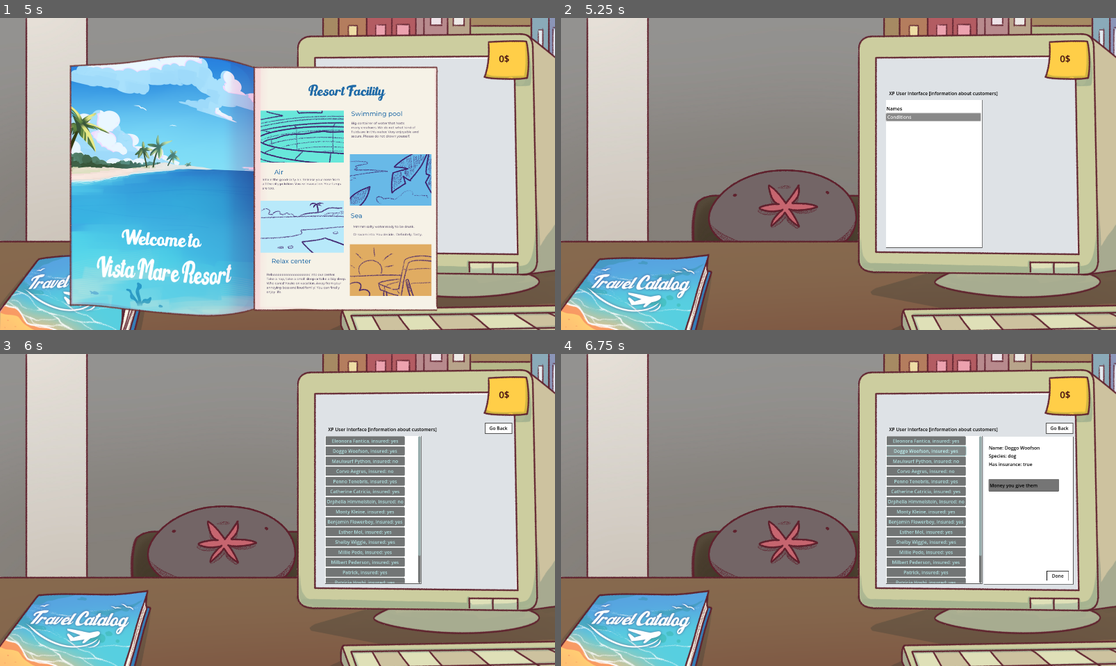
Above: before the commit, frames 1-4 (two rows, left to right).
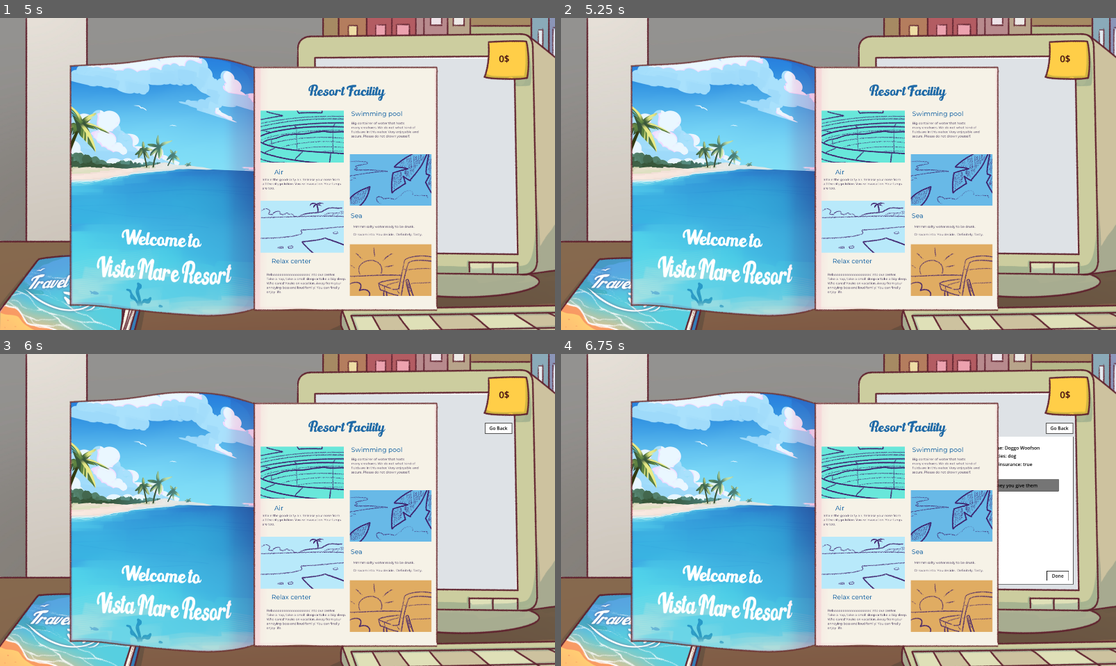
Above: after the commit, the same moments.

Repository: AgonGuri/vacation_please
Game: Godot game, scene res://scenes/main_layout.tscn
Two runs of this game, one before a commit and one after it. Both use one fixed random seed, a clock stepped at 60 frames per second and the inputs below. This scene is started directly instead of the project's main scene.
Inputs (mouse positions are in pixels of both pictures, inside the frame that each line leads up to):
- Up to frame 1 (5 s): click "Document" at 0.5 s; click "Conditions" at 1.25 s; click "Names" at 2 s; click "Eleonora Fantica, insured: yes" at 2.75 s; click "Done" at 3.5 s; click (77, 273) at 4.25 s
- Up to frame 2 (5.25 s): click "Conditions" at 5 s
- Up to frame 3 (6 s): click "Names" at 5.75 s
- Up to frame 4 (6.75 s): click "Doggo Woofson, insured: yes" at 6.5 s

Frame 1 is identical in both runs. In frame 2, 46% of the frame differs, in the area x 12-79%, y 12-96%; in frame 3, 48%; in frame 4, 49%.
Error before the commit: Attempt to call function 'instantiate' in base 'null instance' on a null instance. (res://scripts/main_layout.gd:11)
Error after the commit: Parse Error: Expected identifier after "." for attribute access. (res://scripts/main_layout.gd:31)

Commit message:
updated max payouts

Diff:
--- a/scenes/main_layout.tscn
+++ b/scenes/main_layout.tscn
@@ -50,3 +50,5 @@
 visible = false
 position = Vector2(936, -113)
 texture = ExtResource("4_4jnhx")
+
+[connection signal="money_sent" from="MainUI" to="." method="_on_main_ui_money_sent"]
--- a/scripts/customers/10.tres
+++ b/scripts/customers/10.tres
@@ -10,6 +10,7 @@
 portrait = ExtResource("1_bfbi2")
 condition = "broken tail"
 price = 2080
+max_payout = 1000
 insured = true
 is_lying = true
 lie = "Condition"
--- a/scripts/customers/11.tres
+++ b/scripts/customers/11.tres
@@ -10,6 +10,7 @@
 portrait = ExtResource("1_2rfeu")
 condition = "Eye Surgery"
 price = 4950
+max_payout = 5000
 insured = true
 is_lying = true
 lie = "Condition"
--- a/scripts/customers/12.tres
+++ b/scripts/customers/12.tres
@@ -10,6 +10,7 @@
 portrait = ExtResource("1_3i5y8")
 condition = "hyposensibilisation against wasp venom"
 price = 8600
+max_payout = 10000
 is_lying = true
 lie = "Insured"
 metadata/_custom_type_script = "uid://gekfvna5qo3b"
--- a/scripts/customers/13.tres
+++ b/scripts/customers/13.tres
@@ -10,6 +10,7 @@
 portrait = ExtResource("1_o0b2y")
 condition = "birth through seperation of his brother"
 price = 45000
+max_payout = 1100
 insured = true
 is_lying = true
 lie = "Condition"
--- a/scripts/customers/14.tres
+++ b/scripts/customers/14.tres
@@ -10,5 +10,6 @@
 portrait = ExtResource("1_d5bt0")
 condition = "Schizophrenic Paranoia & Dissociative Identity Disorder"
 price = 10500
+max_payout = 50
 insured = true
 metadata/_custom_type_script = "uid://gekfvna5qo3b"
--- a/scripts/customers/15.tres
+++ b/scripts/customers/15.tres
@@ -9,6 +9,7 @@
 species = "milipede"
 portrait = ExtResource("1_yexls")
 condition = "Phsychotherapy concerning sexual issues"
-price = 18000
+price = 1800
+max_payout = 50
 insured = true
 metadata/_custom_type_script = "uid://gekfvna5qo3b"
--- a/scripts/customers/16.tres
+++ b/scripts/customers/16.tres
@@ -10,6 +10,7 @@
 portrait = ExtResource("1_jllbb")
 condition = "Nasal recorrection"
 price = 6000
+max_payout = 3700
 insured = true
 is_lying = true
 lie = "Price"
--- a/scripts/customers/3.tres
+++ b/scripts/customers/3.tres
@@ -10,4 +10,5 @@
 portrait = ExtResource("1_g7npb")
 condition = "nasal cancer"
 price = 3500
+max_payout = 15000
 metadata/_custom_type_script = "uid://gekfvna5qo3b"
--- a/scripts/customers/4.tres
+++ b/scripts/customers/4.tres
@@ -10,6 +10,7 @@
 portrait = ExtResource("1_aeg6y")
 condition = "Borelliosis"
 price = 670
+max_payout = 750
 insured = true
 is_lying = true
 lie = "Name"
--- a/scripts/customers/5.tres
+++ b/scripts/customers/5.tres
@@ -10,5 +10,6 @@
 portrait = ExtResource("1_wscwr")
 condition = "Borelliosis"
 price = 670
+max_payout = 750
 insured = true
 metadata/_custom_type_script = "uid://gekfvna5qo3b"
--- a/scripts/customers/6.tres
+++ b/scripts/customers/6.tres
@@ -10,5 +10,6 @@
 portrait = ExtResource("1_rmgh3")
 condition = "Giant Lightbulb in the trunk"
 price = 1105
+max_payout = 1100
 insured = true
 metadata/_custom_type_script = "uid://gekfvna5qo3b"
--- a/scripts/customers/7.tres
+++ b/scripts/customers/7.tres
@@ -10,5 +10,6 @@
 portrait = ExtResource("1_ynwte")
 condition = "nicked feathers"
 price = 50
+max_payout = 3700
 insured = true
 metadata/_custom_type_script = "uid://gekfvna5qo3b"
--- a/scripts/customers/8.tres
+++ b/scripts/customers/8.tres
@@ -9,6 +9,7 @@
 species = "worm"
 portrait = ExtResource("1_i75cu")
 condition = "getting operated out of a dog"
-price = 670
+price = 545
+max_payout = 1100
 insured = true
 metadata/_custom_type_script = "uid://gekfvna5qo3b"
--- a/scripts/main_layout.gd
+++ b/scripts/main_layout.gd
@@ -16,8 +16,6 @@
 func new_customer():
 	Global.next_customer()
 	current_customer = Global.client_dict[Global.current_customer]
-	pass
-
 
 # Called every frame. 'delta' is the elapsed time since the previous frame.
 func _process(_delta: float) -> void:
@@ -27,3 +25,7 @@
 	#turn off the catalogue if it is open
 	if catalogue.openCatalogue.visible == true && event.is_pressed():
 		catalogue.closeCanvas()
+
+
+func _on_main_ui_money_sent(customer: CustomerResource, amount: float) -> void:
+	if customer.
